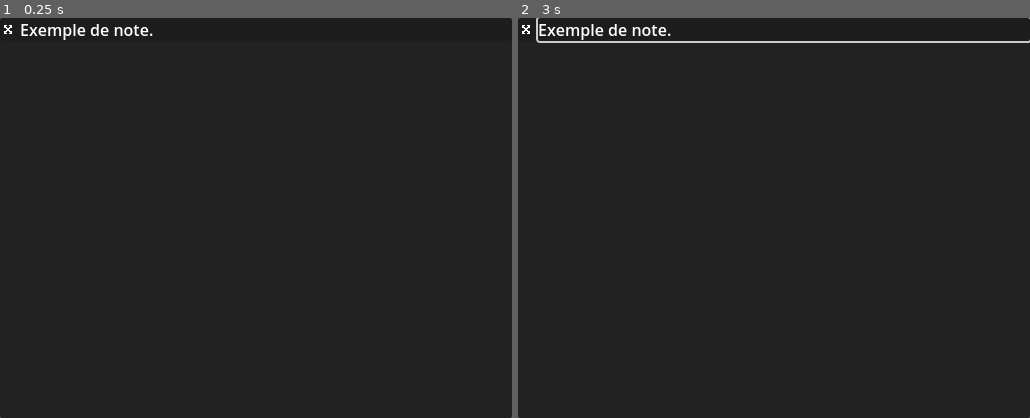
Above: before the commit, frames 1-2 (left to right).
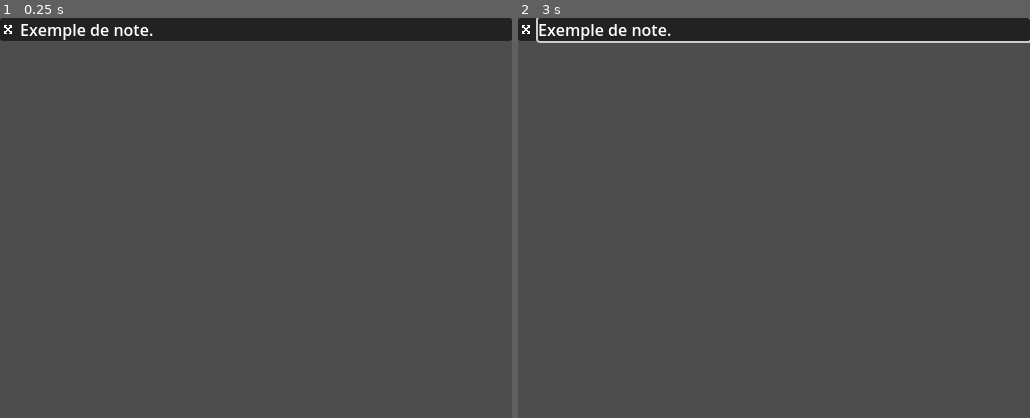
Above: after the commit, the same moments.

Repository: xorblo-doitus/Bloc-notes-plus-plus
Game: Godot game, scene res://src/app/main.tscn
Two runs of this game, one before a commit and one after it. Both use one fixed random seed, a clock stepped at 60 frames per second and the inputs below.
Inputs (mouse positions are in pixels of both pictures, inside the frame that each line leads up to):
- Up to frame 1 (0.25 s): no input
- Up to frame 2 (3 s): click (528, 30) at 0.5 s; click (528, 30) at 1.25 s; click (528, 30) at 2 s; tap Enter at 2.75 s; drag from (784, 30) to (825, 130) at 2.77 s

The runs differ from the first frame. In frame 1, 94% of the frame differs, in the area x 0-100%, y 5-100%; in frame 2, 94%.

Commit message:
Turned a PanelContainer into a ScrollContainer to allow many notes

Diff:
--- a/src/app/main.tscn
+++ b/src/app/main.tscn
@@ -13,7 +13,7 @@
 script = ExtResource("1_71xkc")
 notes_display = NodePath("Notes/DefaultNotes")
 
-[node name="Notes" type="PanelContainer" parent="."]
+[node name="Notes" type="ScrollContainer" parent="."]
 layout_mode = 1
 anchors_preset = 15
 anchor_right = 1.0
